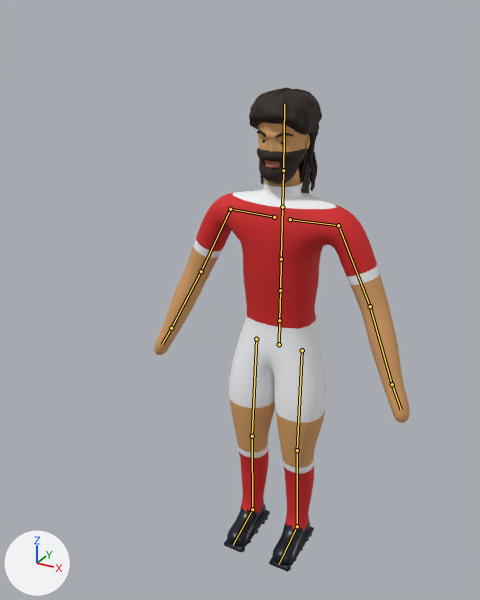
A saved change to the Blender file blender/player.blend.
One viewpoint serves both versions: a 50 mm camera at (0.94, -2.01, 2.08) aimed at (-0.03, -0.24, 1.2). The axes (+X, +Y, +Z) are drawn at lower left. The lights are the same throughout. The older version comes first. The bones that change, and the others that lie on the model, are drawn over the model as lines.

Objects in the first picture: 'Beard_full', 'Hair_afro', 'Hair_braids', 'Hair_curly', 'Hair_long', 'Player'.
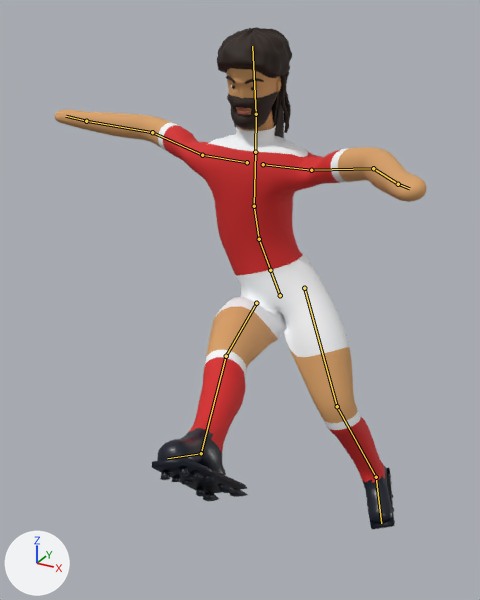
The newer file adds an action. The first version stands in its rest pose; the second is drawn at frame 8 of the action 'volley'.

Changed parts and their boxes [x1, y1, x2, y2] in the pictures (480 x 600 px):
'Player', posed (45% wider): before [154, 122, 410, 572]; after [55, 68, 427, 529]
'Hair_afro', posed (6% taller): before [249, 87, 322, 135]; after [217, 27, 292, 78]
'Beard_full', posed: before [257, 148, 306, 184]; after [227, 91, 277, 129]
'Hair_long', posed: before [299, 145, 311, 194]; after [272, 88, 284, 139]
'Hair_braids', posed: before [260, 132, 317, 191]; after [234, 74, 291, 133]
'Hair_curly', posed (mostly hidden): before [301, 130, 318, 135]; after [272, 71, 288, 78]
bone 'Hips', root to tip: before (279, 344) to (279, 320); after (280, 295) to (270, 270)
bone 'Spine1', root to tip: before (280, 290) to (281, 259); after (259, 239) to (254, 206)
bone 'Spine2', root to tip: before (281, 259) to (282, 207); after (254, 206) to (255, 152)
bone 'Head', root to tip: before (283, 170) to (284, 104); after (256, 114) to (252, 46)
bone 'LeftArm', root to tip: before (338, 225) to (370, 306); after (311, 170) to (373, 168)
bone 'LeftForeArm', root to tip: before (370, 306) to (392, 384); after (373, 168) to (398, 184)
bone 'RightArm', root to tip: before (230, 209) to (201, 271); after (202, 155) to (152, 132)
bone 'RightForeArm', root to tip: before (201, 271) to (171, 328); after (152, 132) to (86, 121)
bone 'LeftUpLeg', root to tip: before (302, 350) to (297, 450); after (304, 288) to (337, 406)
bone 'LeftLeg', root to tip: before (297, 450) to (297, 526); after (337, 406) to (376, 477)
bone 'RightUpLeg', root to tip: before (256, 339) to (252, 436); after (256, 303) to (226, 356)
bone 'RightLeg', root to tip: before (252, 436) to (252, 509); after (226, 356) to (201, 453)
bone 'RightFoot', root to tip: before (252, 509) to (233, 545); after (201, 453) to (167, 458)

The change, as a list of edits to the scene's bpy script:
```text
Change bone_hips:
    where bone_hips = bpy.data.objects['Armature'].pose.bones['Hips']
    bone_hips.location: (0.0, 0.0, 0.0) -> (0.0, 0.2, 0.0)
    bone_hips.rotation_euler: (0.0, 0.0, 0.0) -> (0.0, 0.244, 0.419)  # degrees (0, 0, 0) -> degrees (0, 14, 24)
Change bone_spine1:
    where bone_spine1 = bpy.data.objects['Armature'].pose.bones['Spine1']  # child of 'Spine'
    bone_spine1.rotation_euler: (0.0, 0.0, 0.0) -> (0.105, -0.209, -0.279)  # degrees (0, 0, 0) -> degrees (6, -12, -16)
Change bone_spine2:
    where bone_spine2 = bpy.data.objects['Armature'].pose.bones['Spine2']  # child of 'Spine1'
    bone_spine2.rotation_euler: (0.0, 0.0, 0.0) -> (0.0, 0.0, -0.175)  # degrees (0, 0, 0) -> degrees (0, 0, -10)
Change bone_head:
    where bone_head = bpy.data.objects['Armature'].pose.bones['Head']  # child of 'Neck'
    bone_head.rotation_euler: (0.0, 0.0, 0.0) -> (0.14, 0.0, 0.0)  # degrees (0, 0, 0) -> degrees (8, 0, 0)
Change bone_leftarm:
    where bone_leftarm = bpy.data.objects['Armature'].pose.bones['LeftArm']  # child of 'LeftShoulder'
    bone_leftarm.rotation_euler: (0.0, 0.0, 0.0) -> (-0.524, 0.0, -1.396)  # degrees (0, 0, 0) -> degrees (-30, 0, -80)
Change bone_leftforearm:
    where bone_leftforearm = bpy.data.objects['Armature'].pose.bones['LeftForeArm']  # child of 'LeftArm'
    bone_leftforearm.rotation_euler: (0.0, 0.0, 0.0) -> (-0.349, 0.0, 0.0)  # degrees (0, 0, 0) -> degrees (-20, 0, 0)
Change bone_rightarm:
    where bone_rightarm = bpy.data.objects['Armature'].pose.bones['RightArm']  # child of 'RightShoulder'
    bone_rightarm.rotation_euler: (0.0, 0.0, 0.0) -> (0.349, 0.0, 1.222)  # degrees (0, 0, 0) -> degrees (20, 0, 70)
Change bone_rightforearm:
    where bone_rightforearm = bpy.data.objects['Armature'].pose.bones['RightForeArm']  # child of 'RightArm'
    bone_rightforearm.rotation_euler: (0.0, 0.0, 0.0) -> (-0.349, 0.0, 0.0)  # degrees (0, 0, 0) -> degrees (-20, 0, 0)
Change bone_leftupleg:
    where bone_leftupleg = bpy.data.objects['Armature'].pose.bones['LeftUpLeg']  # child of 'Hips'
    bone_leftupleg.rotation_euler: (0.0, 0.0, 0.0) -> (-0.314, 0.0, 0.0)  # degrees (0, 0, 0) -> degrees (-18, 0, 0)
Change bone_leftleg:
    where bone_leftleg = bpy.data.objects['Armature'].pose.bones['LeftLeg']  # child of 'LeftUpLeg'
    bone_leftleg.rotation_euler: (0.0, 0.0, 0.0) -> (0.628, 0.0, 0.0)  # degrees (0, 0, 0) -> degrees (36, 0, 0)
Change bone_rightupleg:
    where bone_rightupleg = bpy.data.objects['Armature'].pose.bones['RightUpLeg']  # child of 'Hips'
    bone_rightupleg.rotation_euler: (0.0, 0.0, 0.0) -> (-1.431, 0.0, 0.0)  # degrees (0, 0, 0) -> degrees (-82, 0, 0)
Change bone_rightleg:
    where bone_rightleg = bpy.data.objects['Armature'].pose.bones['RightLeg']  # child of 'RightUpLeg'
    bone_rightleg.rotation_euler: (0.0, 0.0, 0.0) -> (0.14, 0.0, 0.0)  # degrees (0, 0, 0) -> degrees (8, 0, 0)
Change bone_rightfoot:
    where bone_rightfoot = bpy.data.objects['Armature'].pose.bones['RightFoot']  # child of 'RightLeg'
    bone_rightfoot.rotation_euler: (0.0, 0.0, 0.0) -> (0.524, 0.0, 0.0)  # degrees (0, 0, 0) -> degrees (30, 0, 0)
```
